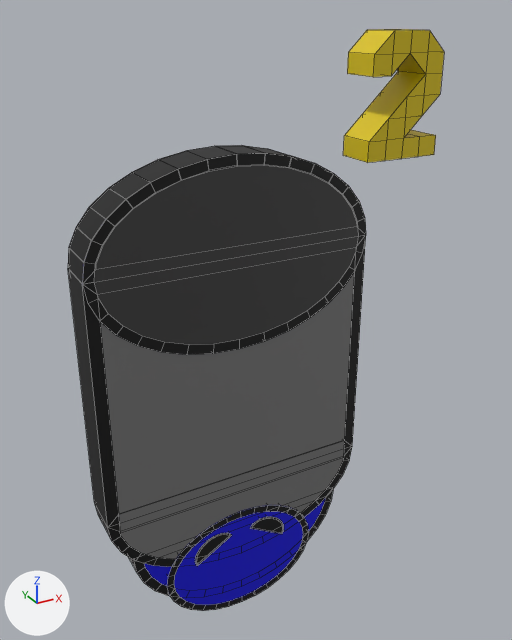
Before and after pictures for a commit that changed the FBX model Assets/MinigameTrigger/MinigameTrigger22.fbx.
The view is the same before and after, from a 50 mm lens placed at (-1.96, -3.95, 2.63), pointed at (0.27, 0.11, 0.6). The lights are fixed; the arrows at lower left show +X, +Y and +Z. Mesh edges are drawn as thin lines. Where no turn or scale is listed for an object, it has been applied to the vertices.

Objects in the first picture: '실린더'.
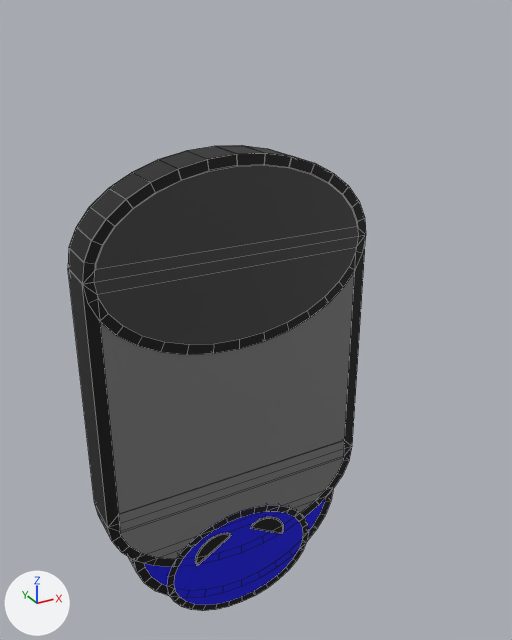
The newer file is also rescaled (x1.157), turned or shifted as a whole; pictures and numbers use the older file's frame.

Pixel boxes [x1, y1, x2, y2] of what changed, in the pictures (512 x 640 px):
'실린더', reshaped (21% narrower, 20% shorter): before [68, 29, 444, 611]; after [68, 145, 366, 611]
part 1 of me_실린더, deleted (yellow): before [343, 29, 444, 163]

Patch to the scene script:
```diff
--- a/Assets/MinigameTrigger/MinigameTrigger22.fbx.py
+++ b/Assets/MinigameTrigger/MinigameTrigger22.fbx.py
@@ me_실린더 @@
 me_실린더.from_pydata(...)  # 606 vertices, 470 faces; spans x -1.0..1.55, y -0.15..0.17, z -1.69..2.5
 # used by ob_실린더; location = (0.0, 0.0, 0.0)
+# me_실린더 part 1: the loose piece of 56 vertices spanning x 0.98..1.55, y -0.14..0.14, z 1.69..2.5 is deleted
 me_실린더.materials.append(mat_navy)
@@ me_실린더 @@
 me_실린더.materials.append(mat_darkgray)
-me_실린더.materials.append(mat_yellow)  # yellow #ddc400
```
